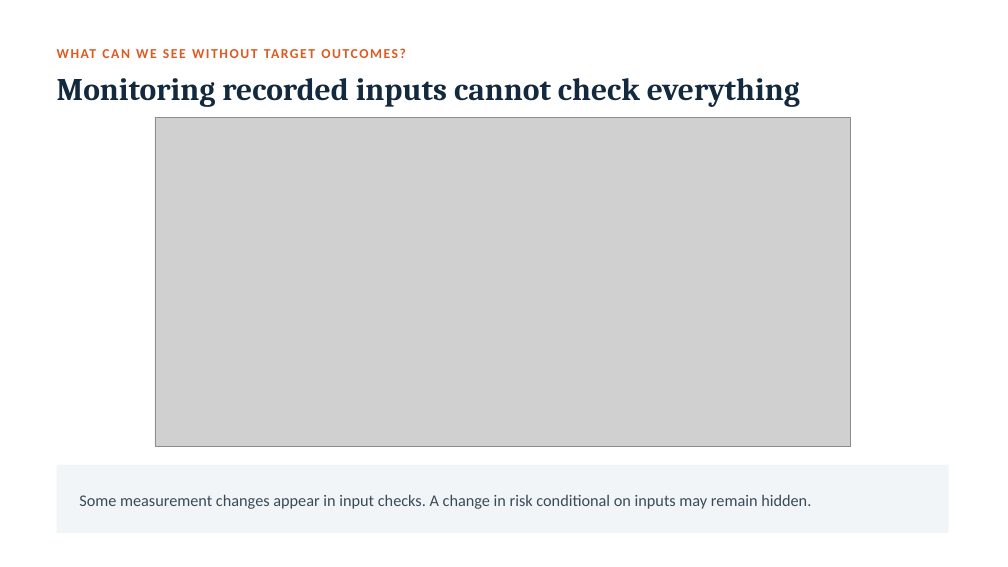
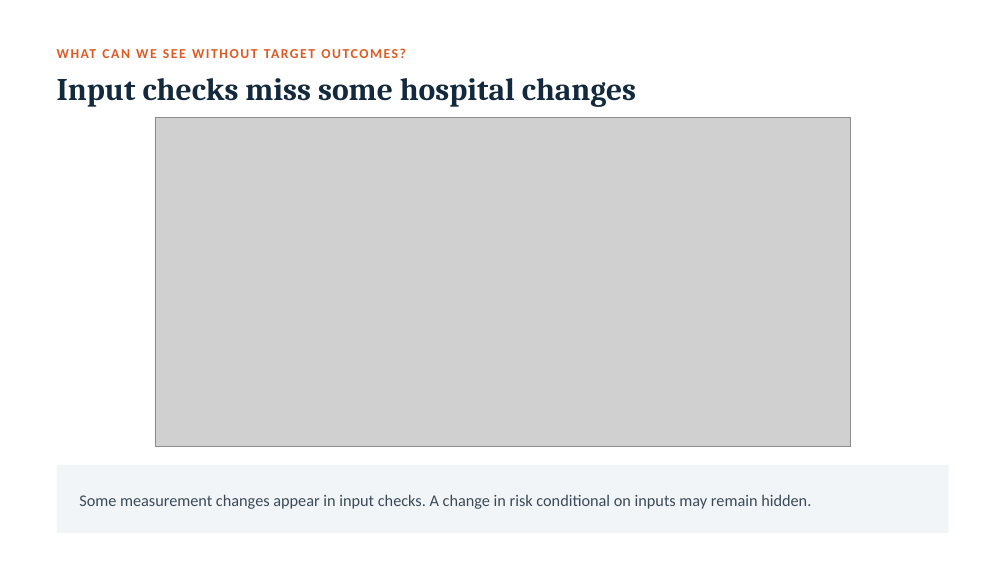
Before and after one commit to vafaei-ar/ai-uncertainty-2026-healthcare, a slide deck: slide 8 of slides/lecture_when_can_we_trust_clinical_ai.pptx. Drawn at 1008x567 pixels with LibreOffice and Linux fonts; fonts in the diff are those of the drawing; grey boxes stand for pictures. Boxes give left, top, right and bottom in pixels: in the first picture for what was removed or moved away, otherwise in the second. Text is boxed around its words. In the diff, an @@ line names an element or a change of style, - is before the commit and + after.

```diff
--- a/slides/lecture_when_can_we_trust_clinical_ai.pptx
+++ b/slides/lecture_when_can_we_trust_clinical_ai.pptx
@@ text at bbox=[57, 78, 636, 107]: text changed @@
-Monitoring recorded inputs cannot check everything
+Input checks miss some hospital changes
```
Also in this commit, not shown: 6 other slides changed, 5 other files.
